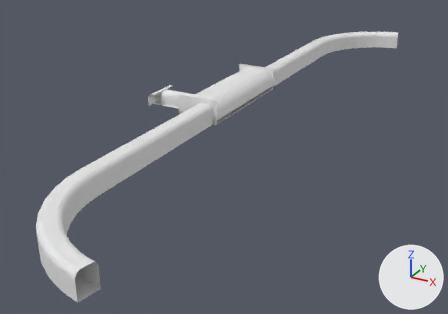
What one commit did to the OBJ model resources/environments/ENVI_Subway.obj.
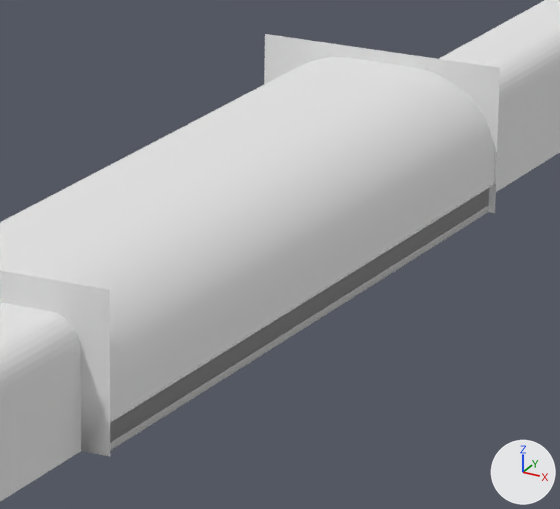
Old and new are each drawn whole from a 50 mm camera at (37.4, -65.1, 26.1) aimed at (0.7, 1.6, -7.3) and again close up on the part from 45% to 63% of the width and 19% to 42% of the height. The lights are fixed; the arrows at lower right show +X, +Y and +Z. Where no turn or scale is listed for an object, it has been applied to the vertices. Vertices at the same position are counted once.

The first close-up shows 'ENVI_Subway', 'ENVI_Subway.001', 'ENVI_Subway.002'.
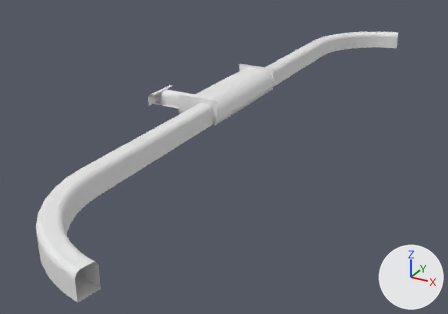
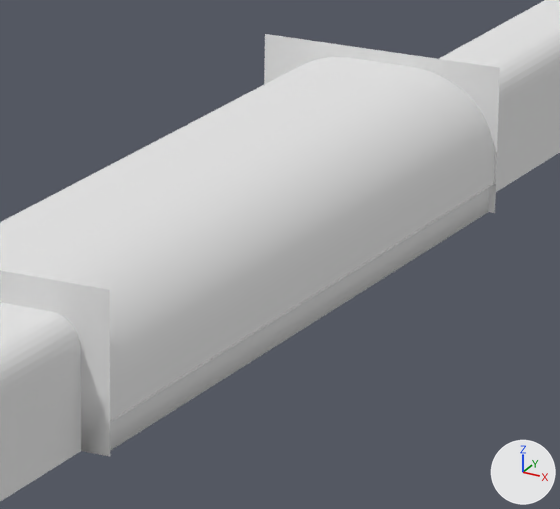
Diff of the bpy script that builds the scene:
```diff
--- a/resources/environments/ENVI_Subway.obj.py
+++ b/resources/environments/ENVI_Subway.obj.py
@@ me_envi_subway @@
 me_envi_subway.from_pydata(...)  # 259 vertices, 205 faces; spans x -8.5..2.0, y -2.5..14.0, z -1.2..2.0
 # used by ob_envi_subway; location = (0.0, 0.0, 0.0)
 # verts and faces of me_envi_subway; kept vertices keep their numbers, new ones are numbered from 259
 # before: 189 (1.8, 14.0, -1.0) at pixel (488, 205), 190 (1.8, -2.5, -1.0) at pixel (103, 447), 191 (1.8, 14.0, -0.6) at pixel (489, 187), 192 (1.8, -2.5, -0.6) at pixel (102, 426)
+# me_envi_subway part 1
+delete_vertices([189, 190])  # with the faces that use them
 me_envi_subway.materials.append(mat_light)
```

What differs and where, as boxes (x1, y1, x2, y2) in the close-ups (560 x 509 px):
part 1 of me_envi_subway, deleted
    before: (110, 188, 489, 443)
